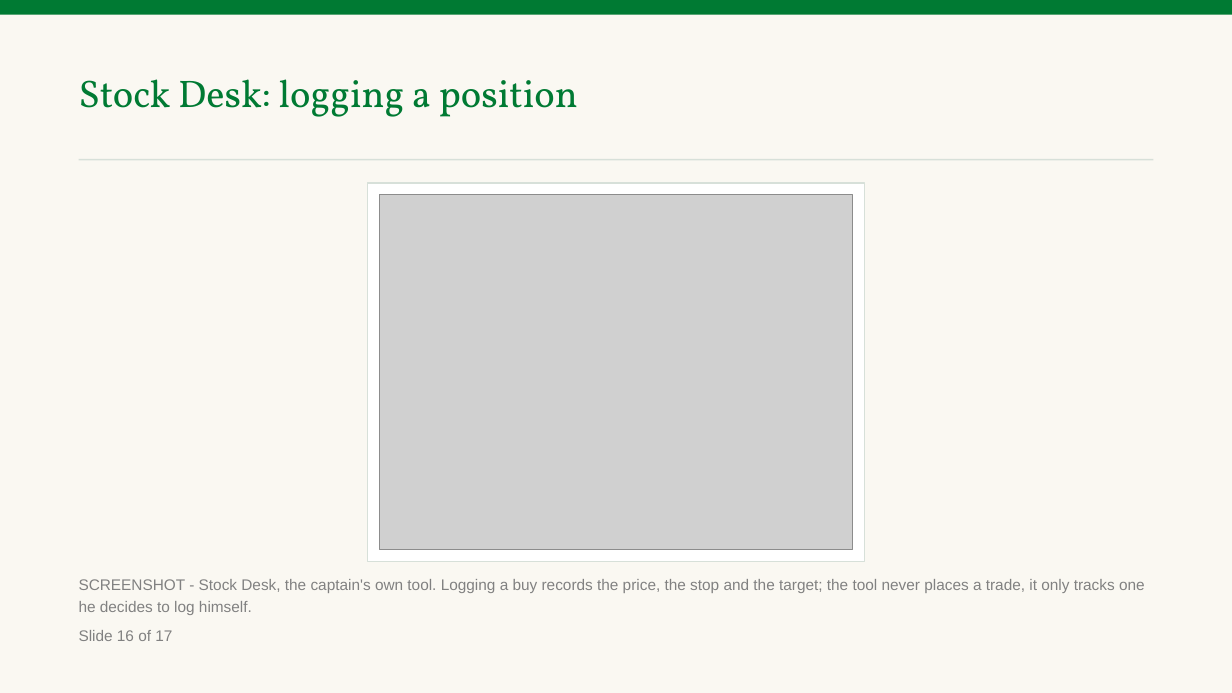
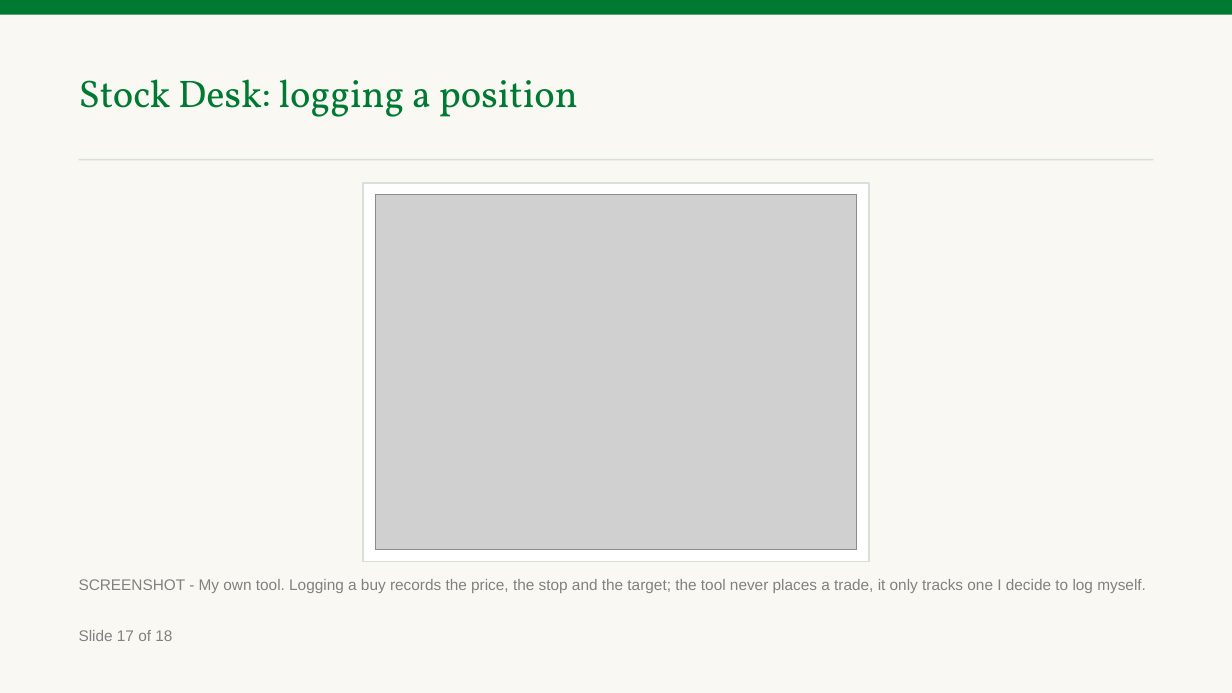
Before and after one commit to benjiesotelo-sudo/Telos_FIN1209, a slide deck: slide 18 of special-lecture/FIN1209-Special-Lecture-AI-Tools-Student-Edition.pptx (slide 17 before the commit). Drawn at 1232x693 pixels with LibreOffice and Linux fonts; fonts in the diff are those of the drawing; grey boxes stand for pictures. Boxes give left, top, right and bottom in pixels: in the first picture for what was removed or moved away, otherwise in the second. Text is boxed around its words. In the diff, an @@ line names an element or a change of style, - is before the commit and + after.

```diff
--- a/special-lecture/FIN1209-Special-Lecture-AI-Tools-Student-Edition.pptx
+++ b/special-lecture/FIN1209-Special-Lecture-AI-Tools-Student-Edition.pptx
@@ rectangle: place and size @@
-rectangle at (368,183,865,562)
+rectangle at (363,183,869,562)
@@ picture: place and size @@
-picture at (380,195,853,550)
+picture at (375,195,857,550)
@@ text at (79,579,1146,593): text changed @@
-SCREENSHOT - Stock Desk, the captain's own tool. Logging a buy records the price, the stop and the target; the tool never places a trade, it only tracks one he decides to log himself.
+SCREENSHOT - My own tool. Logging a buy records the price, the stop and the target; the tool never places a trade, it only tracks one I decide to log myself.
@@ text at (79,630,172,641): text changed @@
-Slide 16 of 17
+Slide 17 of 18
```
Also in this commit, not shown: 15 other slides changed, 2 slides added, 1 slide removed, 3 other files.
